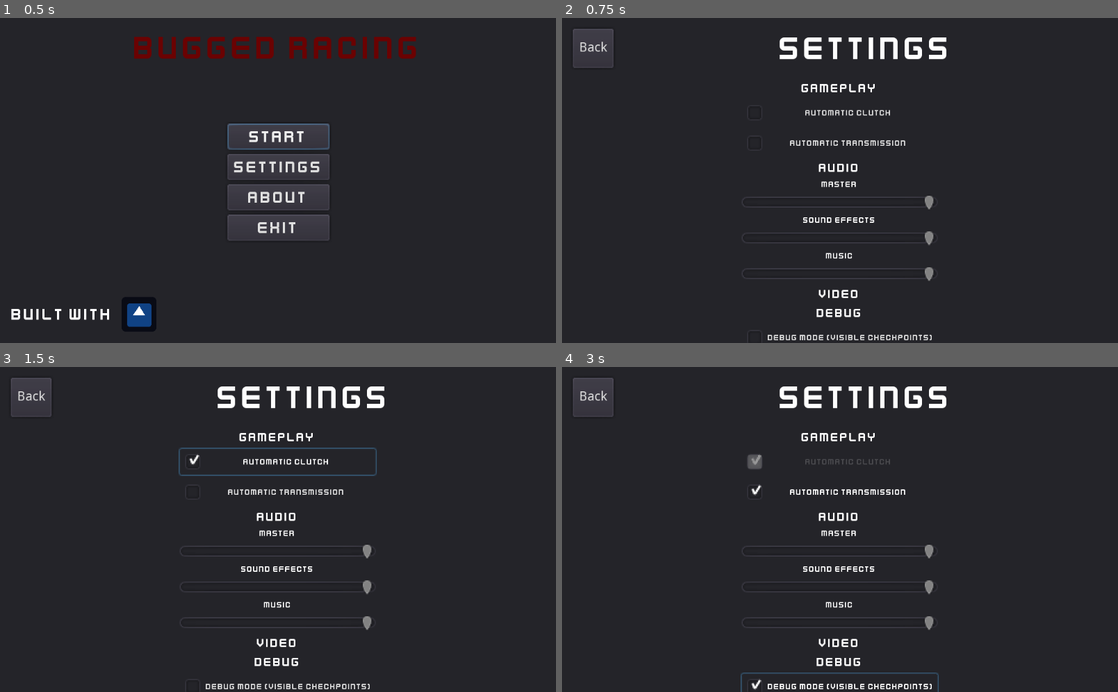
Above: before the commit, frames 1-4 (two rows, left to right).
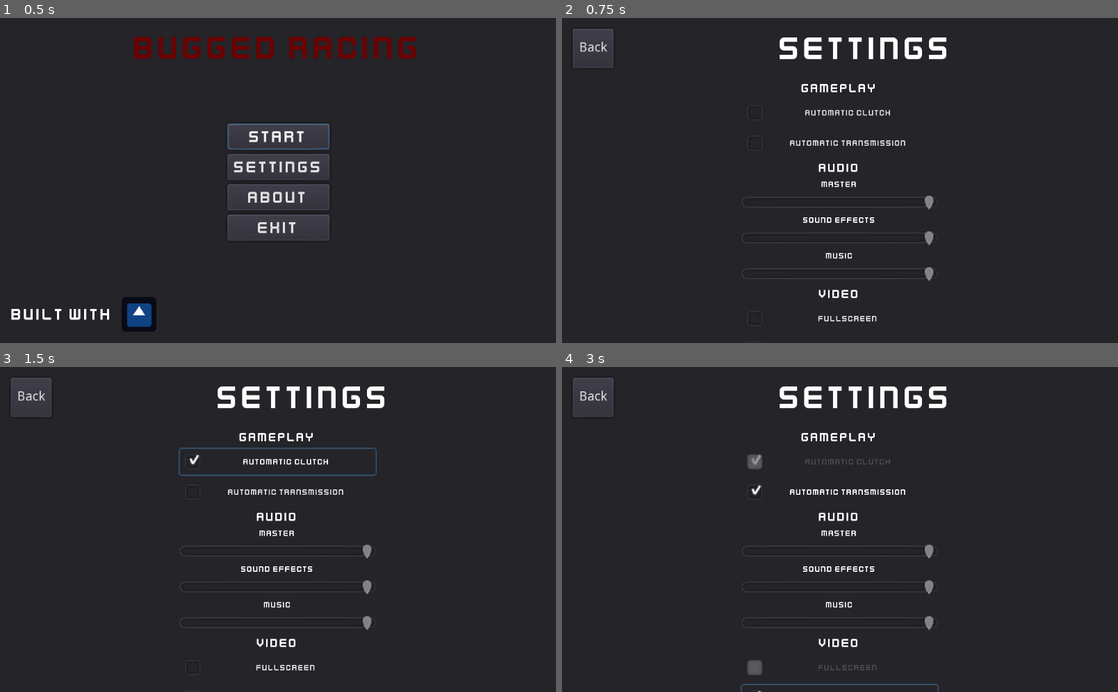
Above: after the commit, the same moments.

Repository: esensar/bugged-racing
Game: Godot game, scene res://scenes/menu/main_menu.tscn
Two runs of this game, one before a commit and one after it. Both use one fixed random seed, a clock stepped at 60 frames per second and the inputs below. The engine's default icon, where the game draws it, is replaced by a stand-in: a white triangle on a blue panel in a dark square.
Inputs (mouse positions are in pixels of both pictures, inside the frame that each line leads up to):
- Up to frame 1 (0.5 s): no input
- Up to frame 2 (0.75 s): click "Settings" at 0.5 s
- Up to frame 3 (1.5 s): click "Automatic Clutch" at 1.25 s
- Up to frame 4 (3 s): click "Automatic Transmission" at 2 s; click (840, 685) at 2.75 s, where only the run before the commit has a clickable "Debug mode (visible checkpoin…"

Frame 1 is identical in both runs. In frame 2, 0.5% of the frame differs, in the area x 37-67%, y 89-100%; in frame 3, 0.5%; in frame 4, 0.8%, in the area x 32-68%, y 89-100%.

Commit message:
Add more options in the settings menu

Diff:
--- a/project.godot
+++ b/project.godot
@@ -99,8 +99,10 @@
 [physics]
 
 common/enable_pause_aware_picking=true
+3d/active_soft_world=false
 
 [rendering]
 
 quality/driver/fallback_to_gles2=true
+quality/reflections/high_quality_ggx=false
 environment/default_environment="res://default_env.tres"
--- a/scenes/menu/settings_menu.gd
+++ b/scenes/menu/settings_menu.gd
@@ -10,6 +10,8 @@
 onready var auto_clutch_cb: CheckBox = $MarginContainer/VSplitContainer/CenterContainer/VBoxContainer/AutoClutchCheckBox
 onready var automatic_transmission_cb: CheckBox = $MarginContainer/VSplitContainer/CenterContainer/VBoxContainer/AutomaticTransmissionCheckBox
 onready var debug_cb: CheckBox = $MarginContainer/VSplitContainer/CenterContainer/VBoxContainer/DebugModeCheckBox
+onready var fullscreen_cb: CheckBox = $MarginContainer/VSplitContainer/CenterContainer/VBoxContainer/FullscreenCheckBox
+onready var borderless_cb: CheckBox = $MarginContainer/VSplitContainer/CenterContainer/VBoxContainer/BorderlessCheckBox
 
 func _ready() -> void:
 	master_slider.value = db2linear(AudioServer.get_bus_volume_db(master_bus))
@@ -18,6 +20,12 @@
 	debug_cb.pressed = GlobalSettings.debug
 	auto_clutch_cb.pressed = GlobalSettings.auto_clutch
 	automatic_transmission_cb.pressed = GlobalSettings.automatic_transmission
+	fullscreen_cb.pressed = false
+	borderless_cb.pressed = false
+	if OS.is_window_fullscreen():
+		_set_fullscreen(true)
+	if OS.get_borderless_window():
+		_set_borderless(true)
 
 
 func _on_debug_toggled(new_state: bool) -> void:
@@ -26,6 +34,16 @@
 
 func _on_autoclutch_toggled(new_state: bool) -> void:
 	GlobalSettings.auto_clutch = new_state
+
+
+func _on_fullscreen_toggled(new_state: bool) -> void:
+	_set_borderless(false)
+	_set_fullscreen(new_state)
+
+
+func _on_borderless_toggled(new_state: bool) -> void:
+	_set_fullscreen(false)
+	_set_borderless(new_state)
 
 
 func _on_automatictransmission_toggled(new_state: bool) -> void:
@@ -47,3 +65,21 @@
 
 func _on_MusicSlider_value_changed(new_value: float) -> void:
 	AudioServer.set_bus_volume_db(music_bus, linear2db(new_value))
+
+
+func _set_fullscreen(new_state: bool) -> void:
+	OS.set_window_fullscreen(new_state)
+	OS.set_window_maximized(new_state)
+	if new_state == true:
+		borderless_cb.disabled = true
+	else:
+		borderless_cb.disabled = false
+
+
+func _set_borderless(new_state: bool) -> void:
+	OS.set_borderless_window(new_state)
+	OS.set_window_maximized(new_state)
+	if new_state == true:
+		fullscreen_cb.disabled = true
+	else:
+		fullscreen_cb.disabled = false
--- a/scenes/menu/settings_menu.tscn
+++ b/scenes/menu/settings_menu.tscn
@@ -35,7 +35,7 @@
 
 [node name="VSplitContainer" type="VSplitContainer" parent="MarginContainer"]
 margin_right = 984.0
-margin_bottom = 602.0
+margin_bottom = 714.0
 dragger_visibility = 1
 
 [node name="HSplitContainer" type="HSplitContainer" parent="MarginContainer/VSplitContainer"]
@@ -60,12 +60,12 @@
 [node name="CenterContainer" type="CenterContainer" parent="MarginContainer/VSplitContainer"]
 margin_top = 96.0
 margin_right = 984.0
-margin_bottom = 602.0
+margin_bottom = 714.0
 
 [node name="VBoxContainer" type="VBoxContainer" parent="MarginContainer/VSplitContainer/CenterContainer"]
 margin_left = 311.0
 margin_right = 672.0
-margin_bottom = 506.0
+margin_bottom = 618.0
 
 [node name="Gameplay" type="Label" parent="MarginContainer/VSplitContainer/CenterContainer/VBoxContainer"]
 margin_right = 361.0
@@ -181,25 +181,48 @@
 text = "Video"
 align = 1
 
+[node name="FullscreenCheckBox" type="CheckBox" parent="MarginContainer/VSplitContainer/CenterContainer/VBoxContainer"]
+margin_top = 415.0
+margin_right = 361.0
+margin_bottom = 463.0
+custom_fonts/font = SubResource( 3 )
+text = "Fullscreen"
+align = 1
+__meta__ = {
+"_edit_use_anchors_": false
+}
+
+[node name="BorderlessCheckBox" type="CheckBox" parent="MarginContainer/VSplitContainer/CenterContainer/VBoxContainer"]
+margin_top = 471.0
+margin_right = 361.0
+margin_bottom = 519.0
+custom_fonts/font = SubResource( 3 )
+text = "Borderless"
+align = 1
+__meta__ = {
+"_edit_use_anchors_": false
+}
+
 [node name="DebugLabel" type="Label" parent="MarginContainer/VSplitContainer/CenterContainer/VBoxContainer"]
-margin_top = 415.0
-margin_right = 361.0
-margin_bottom = 442.0
+margin_top = 527.0
+margin_right = 361.0
+margin_bottom = 554.0
 custom_fonts/font = SubResource( 4 )
 text = "Debug"
 align = 1
 
 [node name="DebugModeCheckBox" type="CheckBox" parent="MarginContainer/VSplitContainer/CenterContainer/VBoxContainer"]
-margin_top = 450.0
-margin_right = 361.0
-margin_bottom = 498.0
+margin_top = 562.0
+margin_right = 361.0
+margin_bottom = 610.0
 custom_fonts/font = SubResource( 3 )
 text = "Debug mode (visible checkpoints)"
+align = 1
 
 [node name="HBoxContainer" type="HBoxContainer" parent="MarginContainer/VSplitContainer/CenterContainer/VBoxContainer"]
-margin_top = 506.0
-margin_right = 361.0
-margin_bottom = 506.0
+margin_top = 618.0
+margin_right = 361.0
+margin_bottom = 618.0
 
 [connection signal="pressed" from="MarginContainer/VSplitContainer/HSplitContainer/BackButton" to="." method="_on_BackButton_pressed"]
 [connection signal="toggled" from="MarginContainer/VSplitContainer/CenterContainer/VBoxContainer/AutoClutchCheckBox" to="." method="_on_autoclutch_toggled"]
@@ -207,4 +230,6 @@
 [connection signal="value_changed" from="MarginContainer/VSplitContainer/CenterContainer/VBoxContainer/MasterSlider" to="." method="_on_MasterSlider_value_changed"]
 [connection signal="value_changed" from="MarginContainer/VSplitContainer/CenterContainer/VBoxContainer/SoundEffectsSlider" to="." method="_on_SoundEffectsSlider_value_changed"]
 [connection signal="value_changed" from="MarginContainer/VSplitContainer/CenterContainer/VBoxContainer/MusicSlider" to="." method="_on_MusicSlider_value_changed"]
+[connection signal="toggled" from="MarginContainer/VSplitContainer/CenterContainer/VBoxContainer/FullscreenCheckBox" to="." method="_on_fullscreen_toggled"]
+[connection signal="toggled" from="MarginContainer/VSplitContainer/CenterContainer/VBoxContainer/BorderlessCheckBox" to="." method="_on_borderless_toggled"]
 [connection signal="toggled" from="MarginContainer/VSplitContainer/CenterContainer/VBoxContainer/DebugModeCheckBox" to="." method="_on_debug_toggled"]
